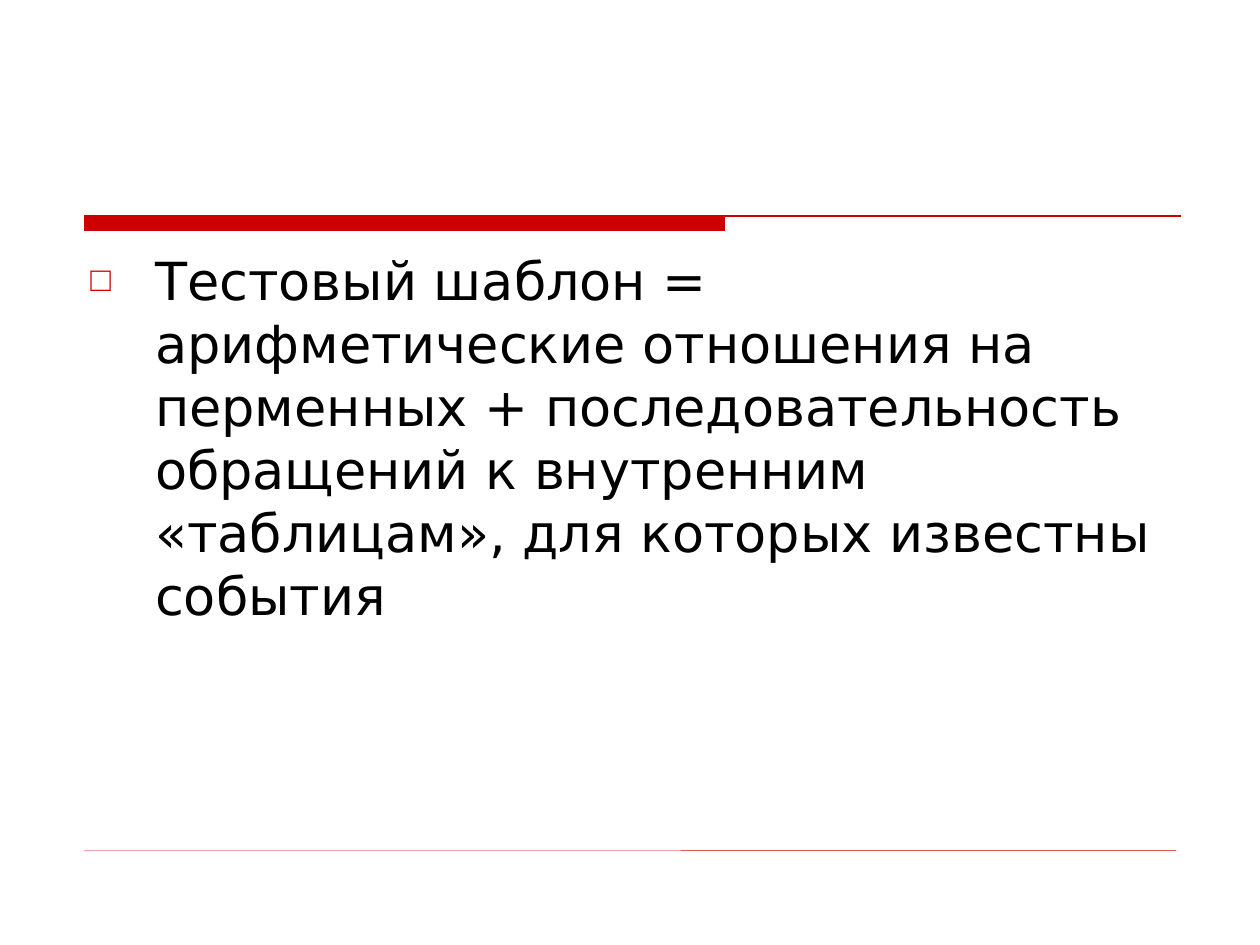
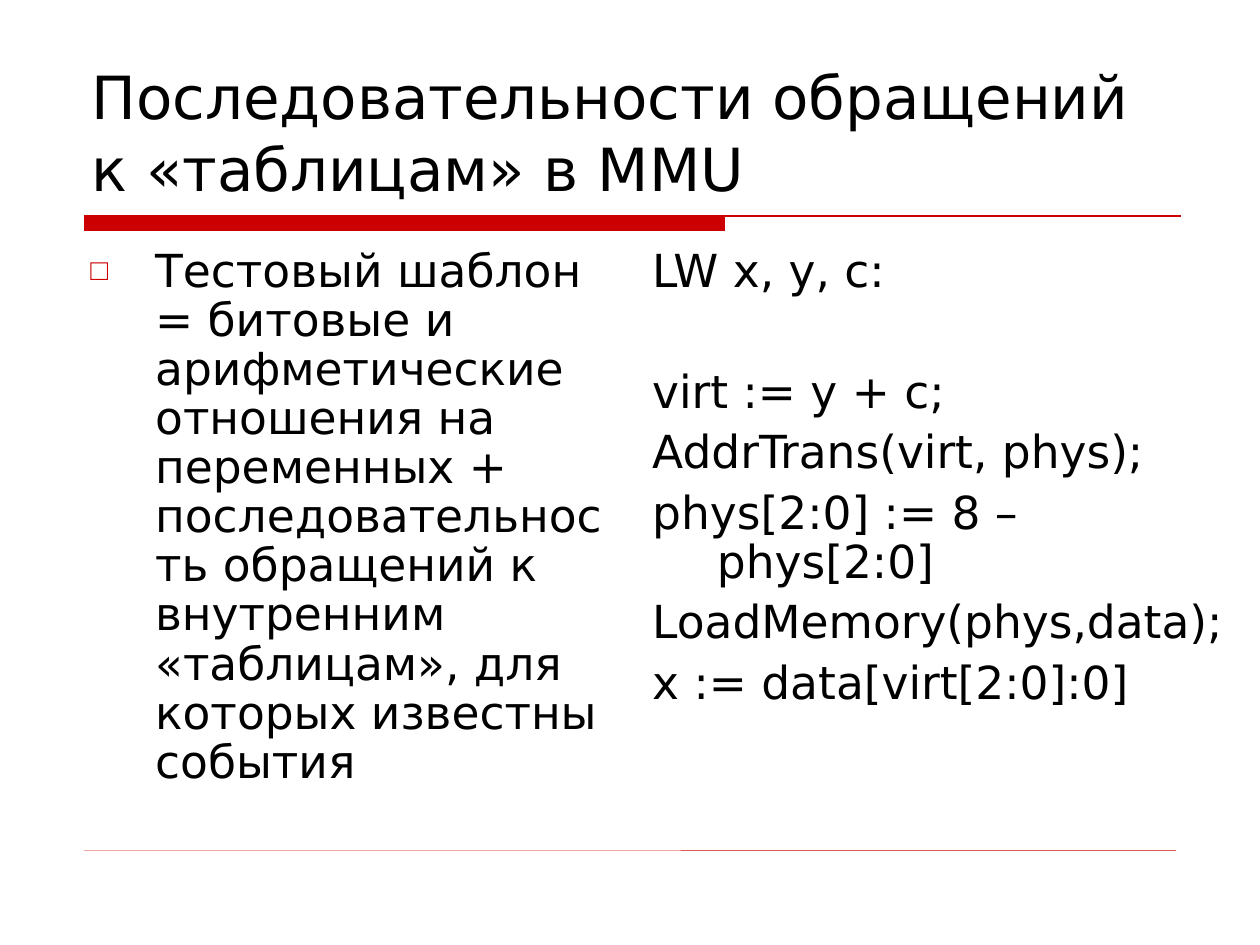
Before and after one commit to kornevgen/tesla-project, a slide deck: slide 12 of papers/THESIS/talks/Oct13 - ISP/isp-slides.ppt (slide 16 before the commit). Drawn at 1260x945 pixels with LibreOffice and Linux fonts; fonts in the diff are those of the drawing; background and template pictures are left out. Boxes give left, top, right and bottom in pixels: in the first picture for what was removed or moved away, otherwise in the second. Text is boxed around its words. In the diff, an @@ line names an element or a change of style, - is before the commit and + after.

```diff
--- a/papers/THESIS/talks/Oct13 - ISP/isp-slides.ppt
+++ b/papers/THESIS/talks/Oct13 - ISP/isp-slides.ppt
@@ title added at box(92, 73, 1129, 200), 34 pt, text #000000 @@
+Последовательности обращений к «таблицам» в MMU
@@ text at box(155, 251, 597, 779): text changed; size 30 to 26 pt @@
-□ Тестовый шаблон = арифметические отношения на перменных + последовательность обращений к внутренним «таблицам», для которых известны события
+□ Тестовый шаблон = битовые и арифметические отношения на переменных + последовательность обращений к внутренним «таблицам», для которых известны события
@@ text added at box(652, 253, 1222, 705), 26 pt, text #000000 @@
+LW x, y, c:
+virt := y + c;
+AddrTrans(virt, phys);
+phys[2:0] := 8 – phys[2:0]
+LoadMemory(phys,data);
+x := data[virt[2:0]:0]
```
Also in this commit, not shown: 8 other slides changed, 11 slides added, 18 slides removed.
